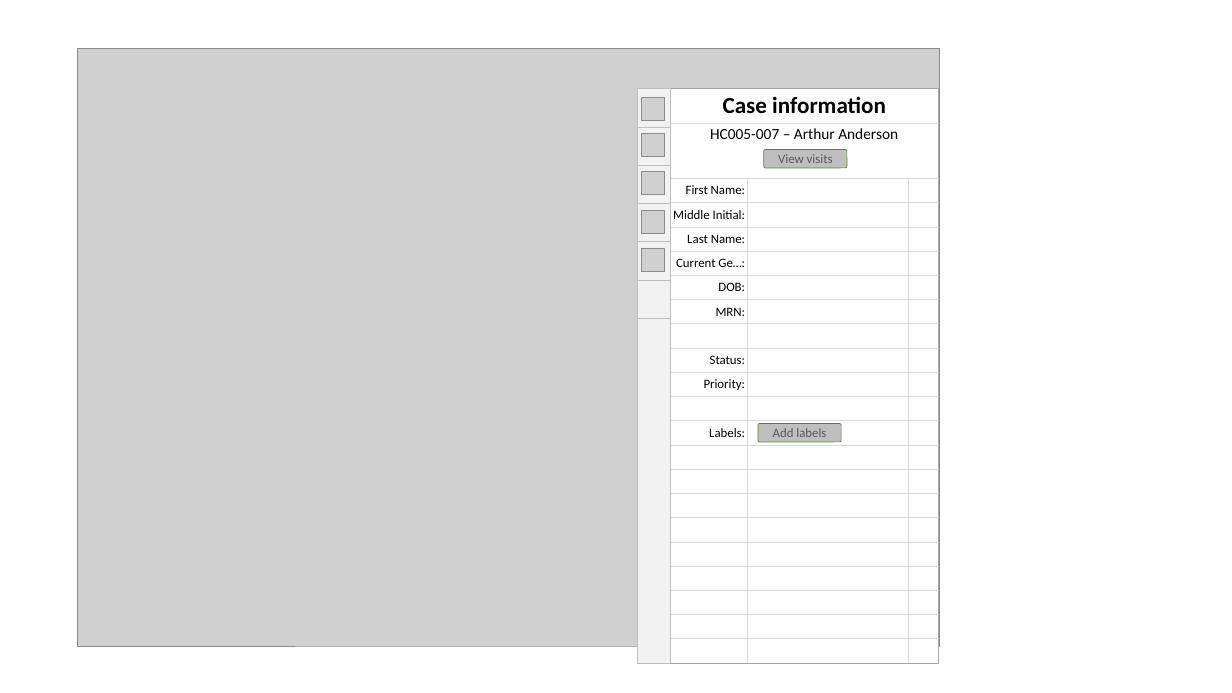
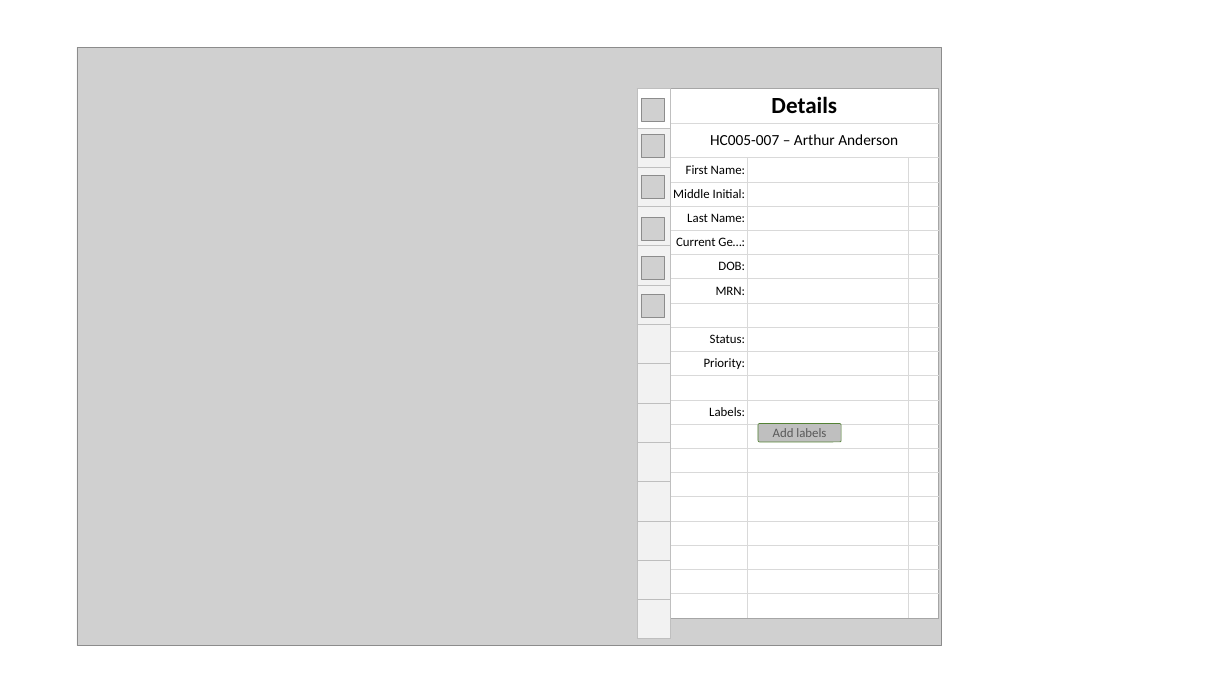
Before and after one commit to aarryann/doweb2, a slide deck: slide 4 of .docs/wireframes.pptx. Drawn at 1232x693 pixels with LibreOffice and Linux fonts; fonts in the diff are those of the drawing; grey boxes stand for pictures. Boxes give left, top, right and bottom in pixels: in the first picture for what was removed or moved away, otherwise in the second. Text is boxed around its words. In the diff, an @@ line names an element or a change of style, - is before the commit and + after.

```diff
--- a/.docs/wireframes.pptx
+++ b/.docs/wireframes.pptx
@@ table at <box>637,89,670,639</box> @@
+row 8: 
+row 9: 
+row 10: 
+row 11: 
+row 12: 
+row 13: 
+row 14: 
@@ table at <box>671,89,939,619</box> @@
-row 1, column 1: Case information
+row 1, column 1: Details
-row 22:  |  | 
@@ picture: place and size @@
-picture at <box>641,134,665,157</box>
+picture at <box>642,176,665,199</box>
@@ rounded rectangle removed at <box>764,150,848,168</box> @@
-View visits
@@ 3 pictures: place and size @@
-3 pictures at <box>641,172,665,272</box>
+3 pictures at <box>642,217,665,318</box>
```
Also in this commit, not shown: 2 other slides changed, 5 slides added, 1 slide removed.
